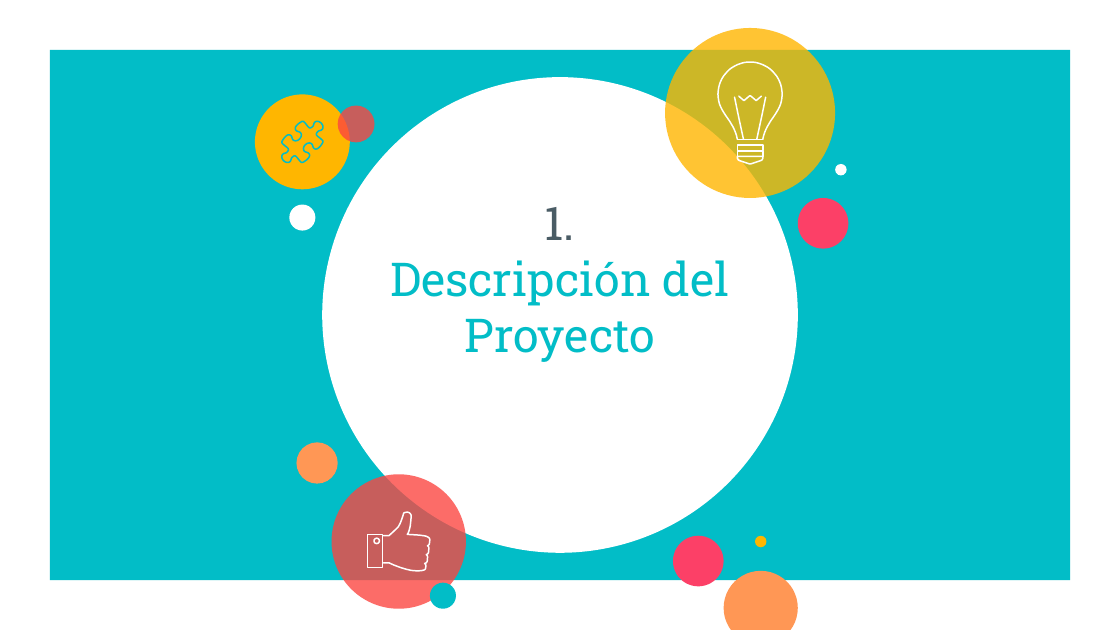
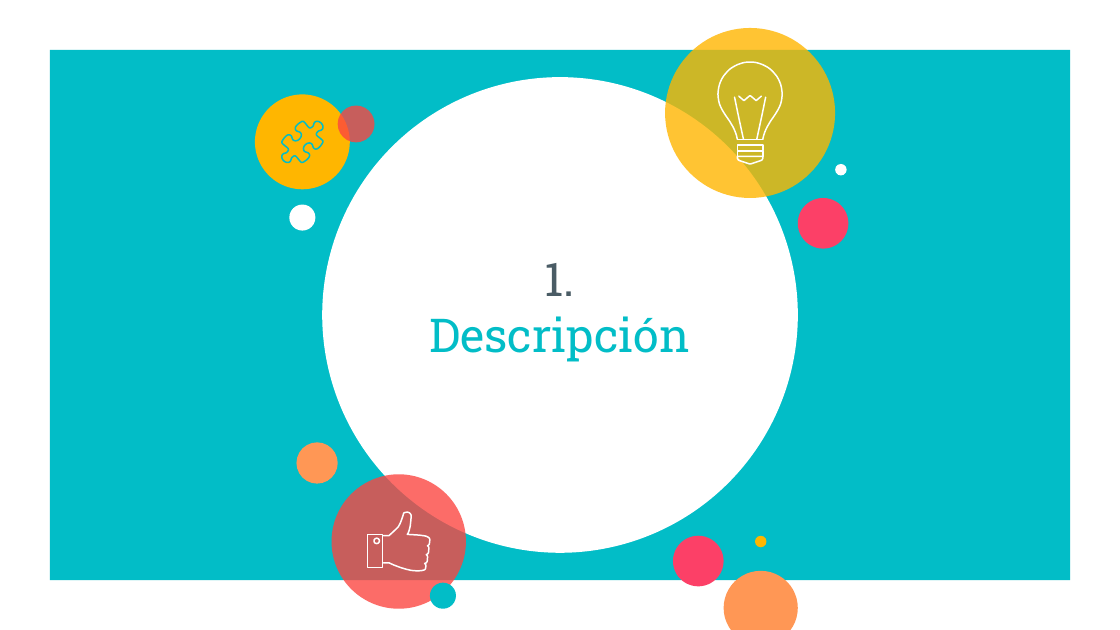
Before and after one commit to JETC-98/OOP, a slide deck: slide 3 of Docs/PrimeraEntrega.pptx. Drawn at 1120x630 pixels with LibreOffice and Linux fonts; fonts in the diff are those of the drawing. Boxes give left, top, right and bottom in pixels: in the first picture for what was removed or moved away, otherwise in the second. Text is boxed around its words. In the diff, an @@ line names an element or a change of style, - is before the commit and + after.

```diff
--- a/Docs/PrimeraEntrega.pptx
+++ b/Docs/PrimeraEntrega.pptx
@@ title at <box>429,316,690,362</box>: text changed @@
-Descripción del Proyecto
+Descripción
```
Also in this commit, not shown: 3 other slides changed, 2 slides added, 10 slides removed.
